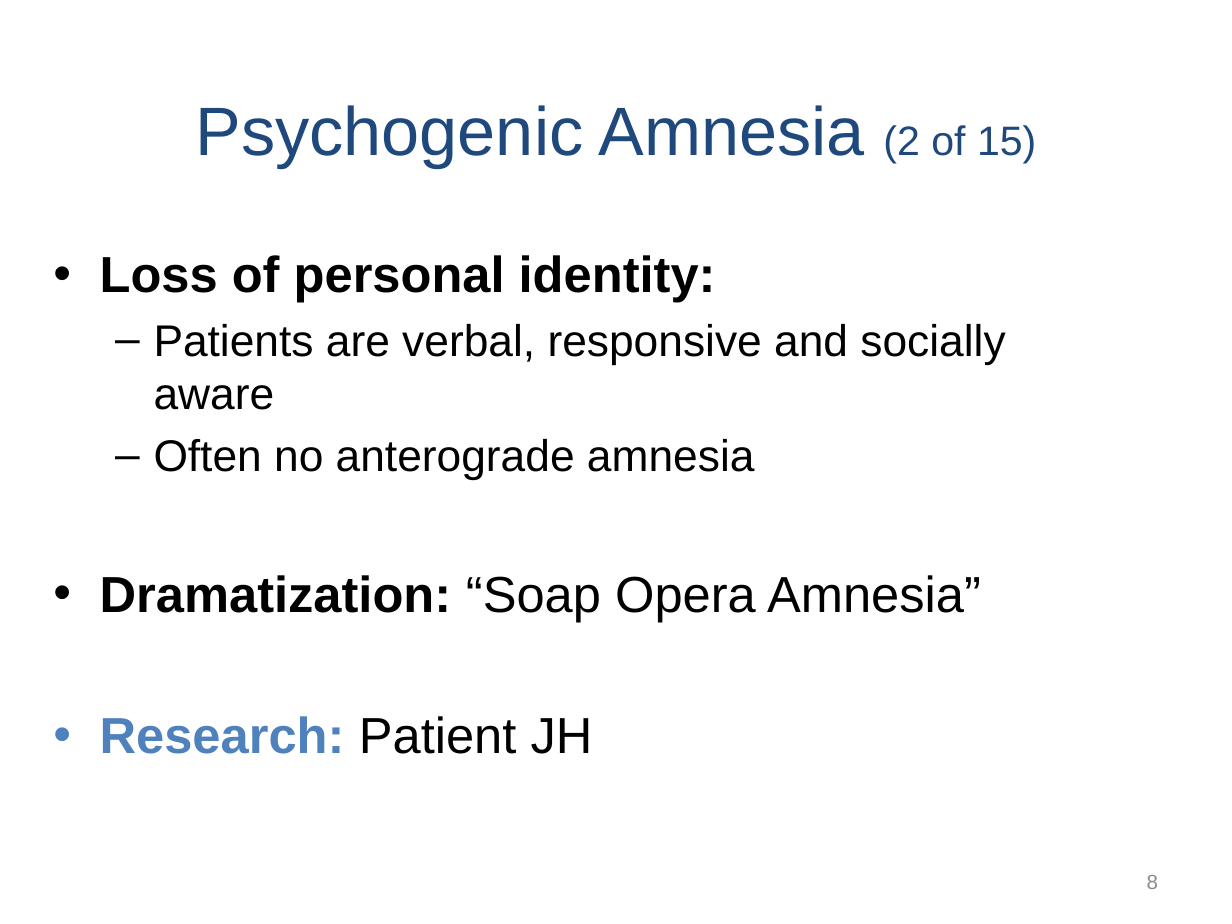
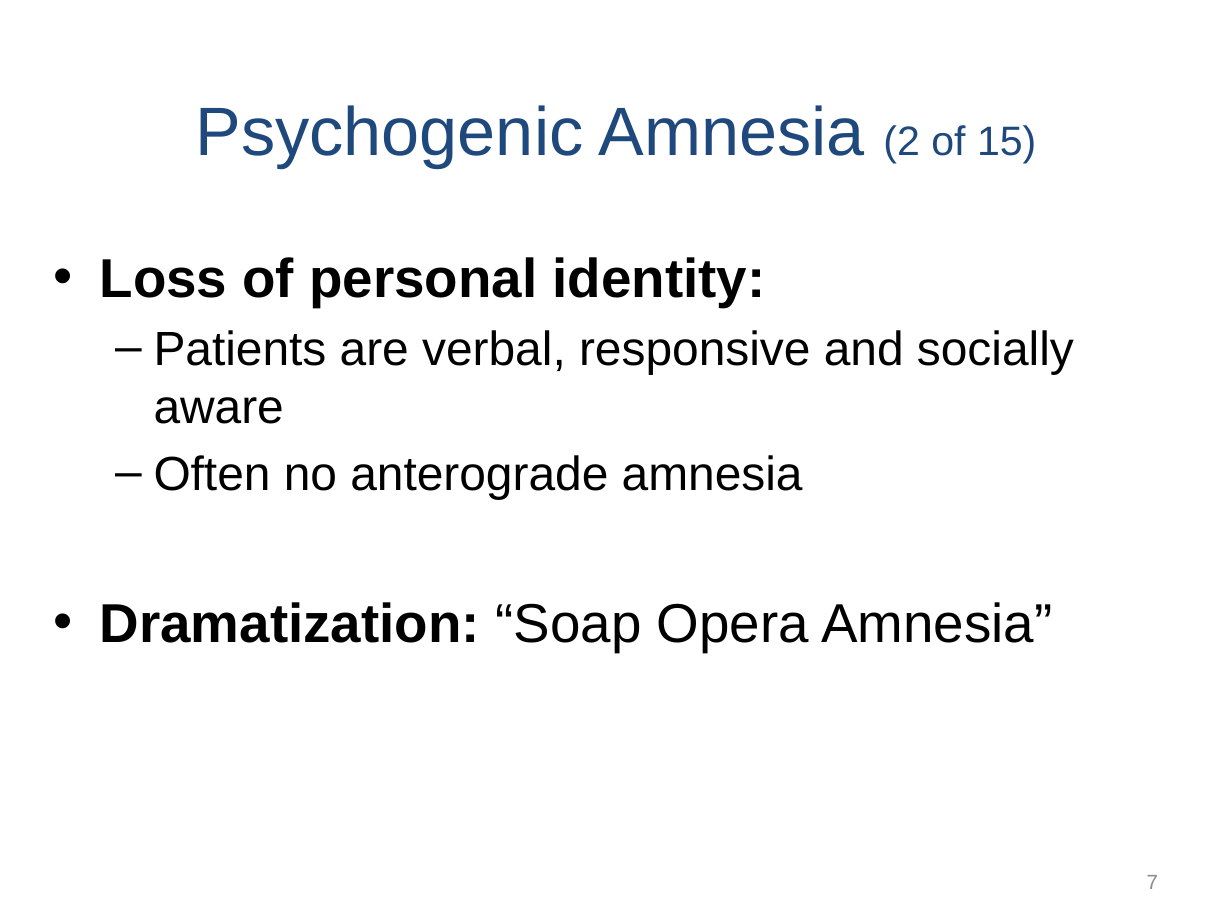
Before and after one commit to npm27/Teaching-Materials, a slide deck: slide 7 of Memory/Slides/Chapter 11.PPTX (slide 8 before the commit). Drawn at 1232x924 pixels with LibreOffice and Linux fonts; fonts in the diff are those of the drawing. Boxes give left, top, right and bottom in pixels: in the first picture for what was removed or moved away, otherwise in the second. Text is boxed around its words. In the diff, an @@ line names an element or a change of style, - is before the commit and + after.

```diff
--- a/Memory/Slides/Chapter 11.PPTX
+++ b/Memory/Slides/Chapter 11.PPTX
@@ text "Loss of personal identity:" at bbox=[100, 257, 1074, 652]: size 29.6 to 32 pt in "Loss of personal identity:", "Dramatization: “Soap Opera Amnesia”"; size 25.9 to 28 pt in "Patients are verbal, responsive and socially aware", "Often no anterograde amnesia" @@
@@ text at bbox=[100, 716, 593, 754]: paragraph removed @@
-• Research: Patient JH
@@ page number at bbox=[1147, 875, 1158, 889]: text changed @@
-8
+7
```
Also in this commit, not shown: 2 other slides changed, 2 slides added, 2 slides removed.
